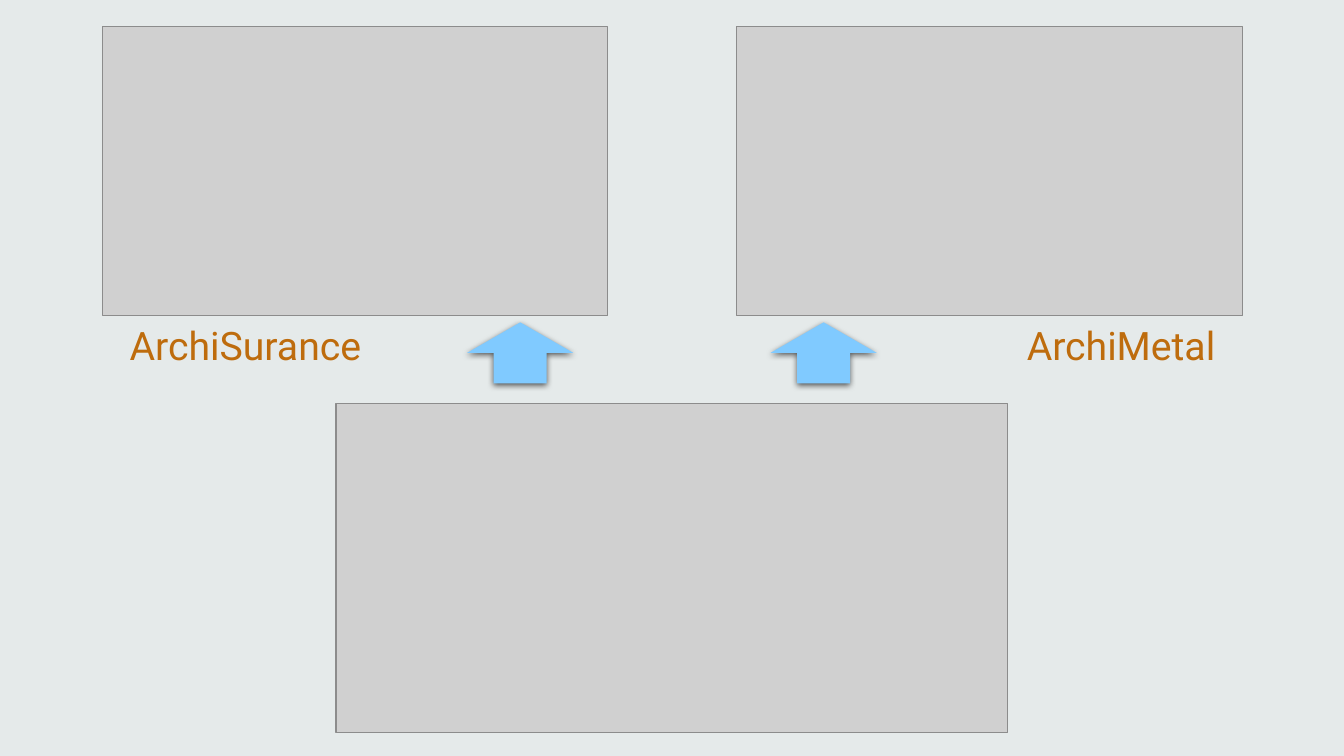
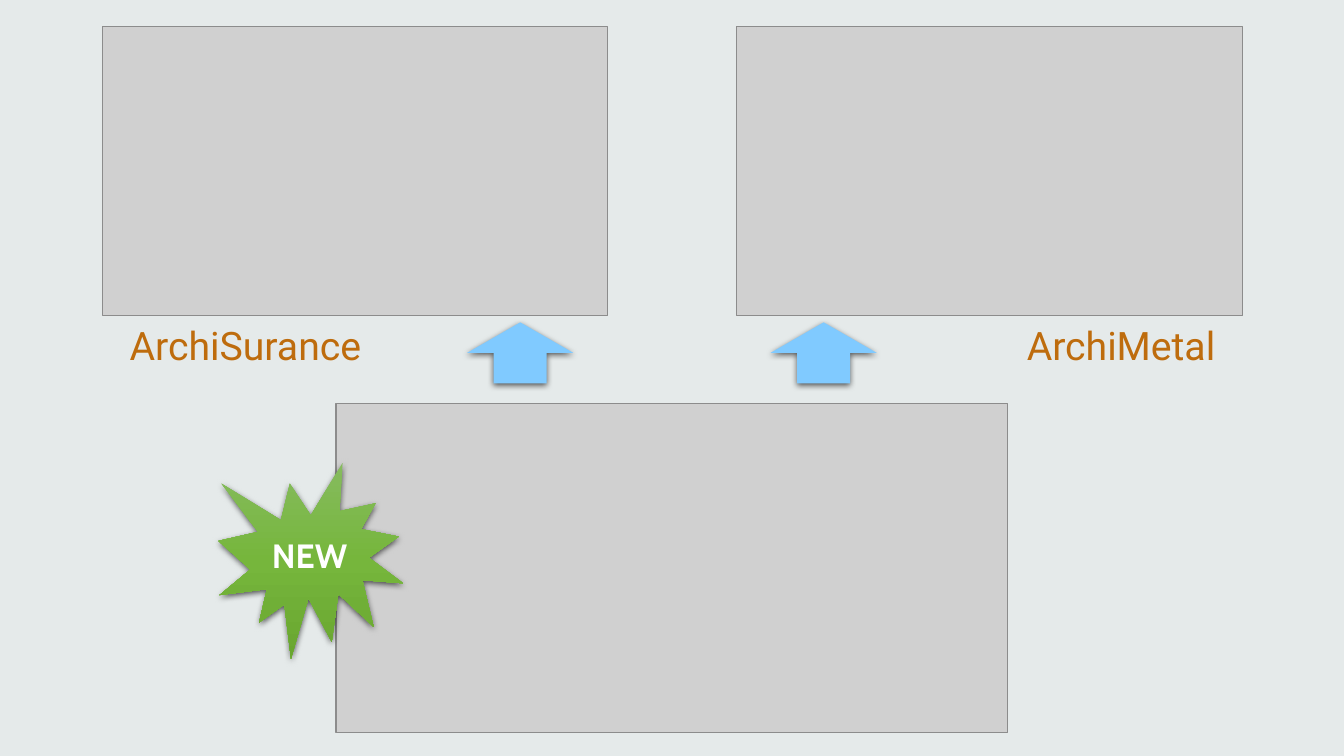
Before and after one commit to yasenstar/ArchiMate-Cookbook, a slide deck: slide 2 of ArchiMate_Cookbook.pptx. Drawn at 1344x756 pixels with LibreOffice and Linux fonts; fonts in the diff are those of the drawing; grey boxes stand for pictures. Boxes give left, top, right and bottom in pixels: in the first picture for what was removed or moved away, otherwise in the second. Text is boxed around its words. In the diff, an @@ line names an element or a change of style, - is before the commit and + after.

Commit message:
update PPT

```diff
--- a/ArchiMate_Cookbook.pptx
+++ b/ArchiMate_Cookbook.pptx
@@ irregular seal added at (219, 463, 403, 658), fill gradient #87BC5E to #77B73C to #69A731, 24 pt, text #FFFFFF, bold @@
+NEW
```
Also in this commit, not shown: 1 other slide changed, 1 other file.
